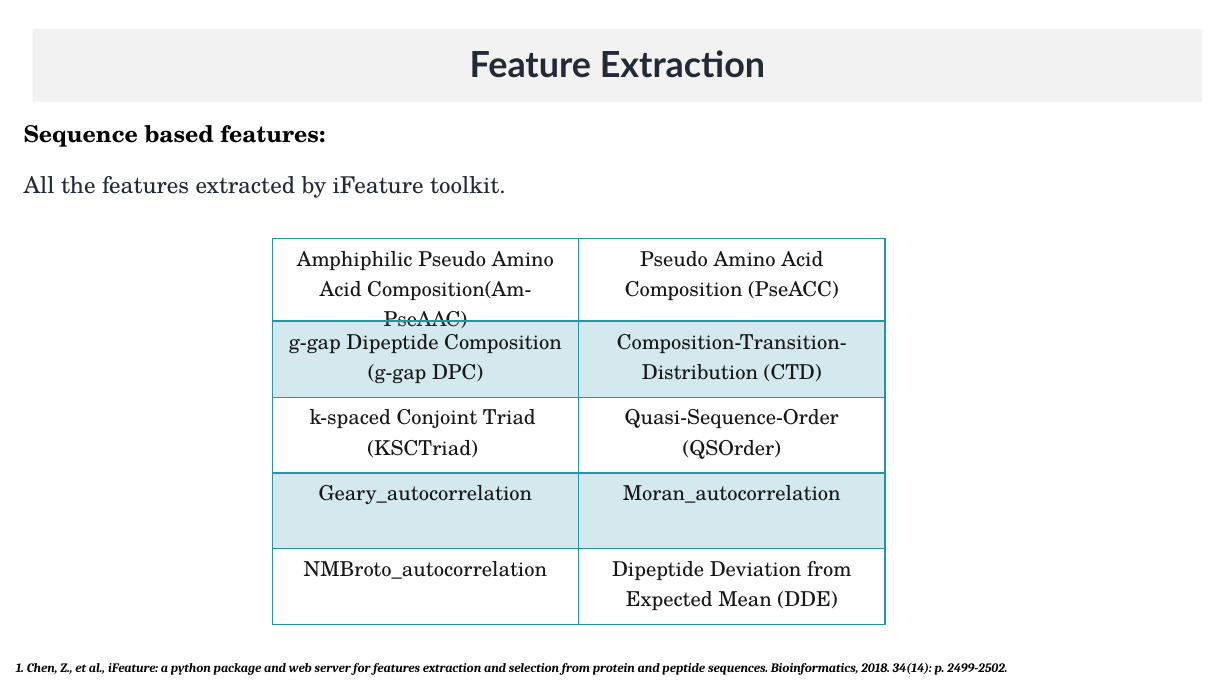
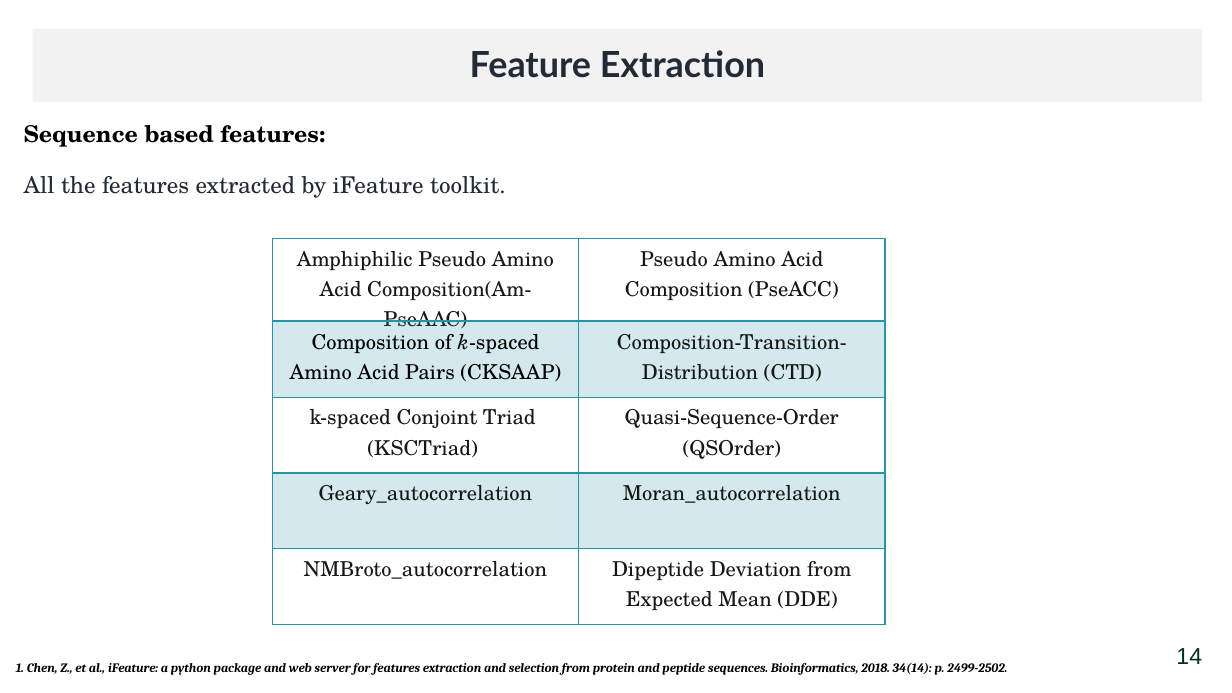
Before and after one commit to mtzynb/MyThesis, a slide deck: slide 17 of ThesisPresentation/thesis_presentation_26012022_Winter.pptx (slide 21 before the commit). Drawn at 1232x693 pixels with LibreOffice and Linux fonts; fonts in the diff are those of the drawing. Boxes give left, top, right and bottom in pixels: in the first picture for what was removed or moved away, otherwise in the second. Text is boxed around its words. In the diff, an @@ line names an element or a change of style, - is before the commit and + after.

```diff
--- a/ThesisPresentation/thesis_presentation_26012022_Winter.pptx
+++ b/ThesisPresentation/thesis_presentation_26012022_Winter.pptx
@@ table at bbox=[273, 238, 886, 625] @@
-row 2, column 1: g-gap Dipeptide Composition (g-gap DPC)
+row 2, column 1: Composition of k-spaced Amino Acid Pairs (CKSAAP)
@@ text added at bbox=[1176, 648, 1202, 664], 18 pt, text #012D2C @@
+14
```
Also in this commit, not shown: 35 other slides changed, 4 slides removed.
